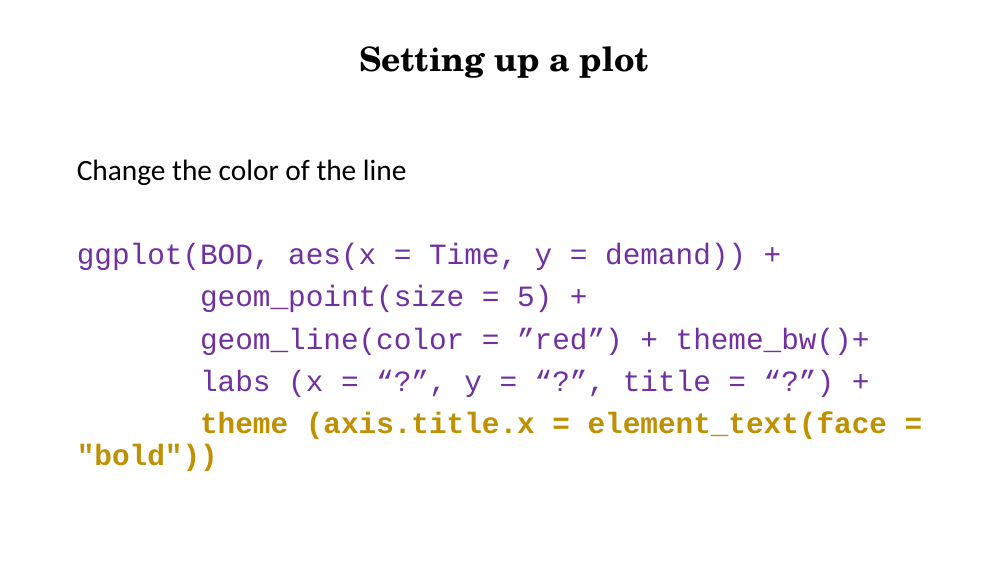
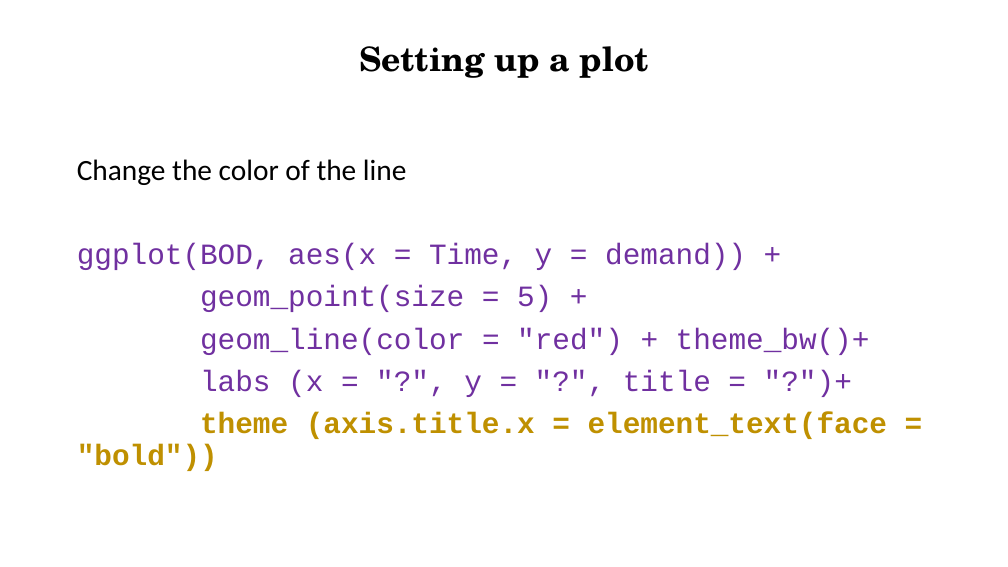
Before and after one commit to Ahmedbargheet/R-for-beginners_UiT, a slide deck: slide 34 of R_workshop_4.ppt. Drawn at 1008x567 pixels with LibreOffice and Linux fonts; fonts in the diff are those of the drawing. Boxes give left, top, right and bottom in pixels: in the first picture for what was removed or moved away, otherwise in the second. Text is boxed around its words. In the diff, an @@ line names an element or a change of style, - is before the commit and + after.

```diff
--- a/R_workshop_4.ppt
+++ b/R_workshop_4.ppt
@@ text at [200,328,870,397]: text changed @@
-geom_line(color = ”red”) + theme_bw()+
-labs (x = “?”, y = “?”, title = “?”) +
+geom_line(color = "red") + theme_bw()+
+labs (x = "?", y = "?", title = "?")+
```
Also in this commit, not shown: 9 other slides changed, 24 slides added.
